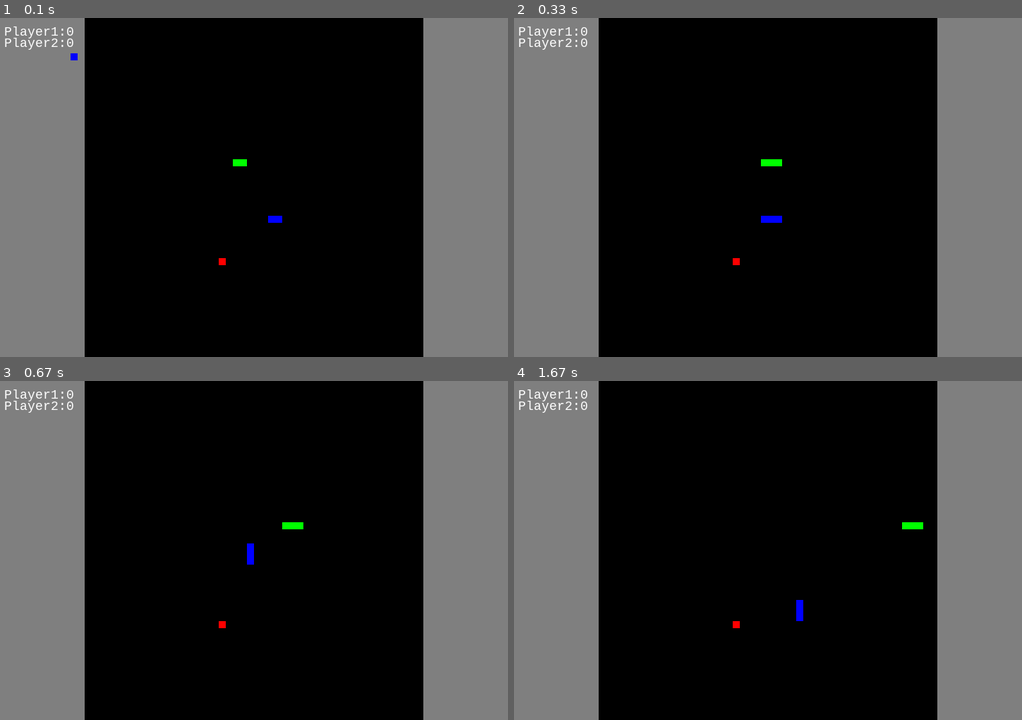
Above: before the commit, frames 1-4 (two rows, left to right).
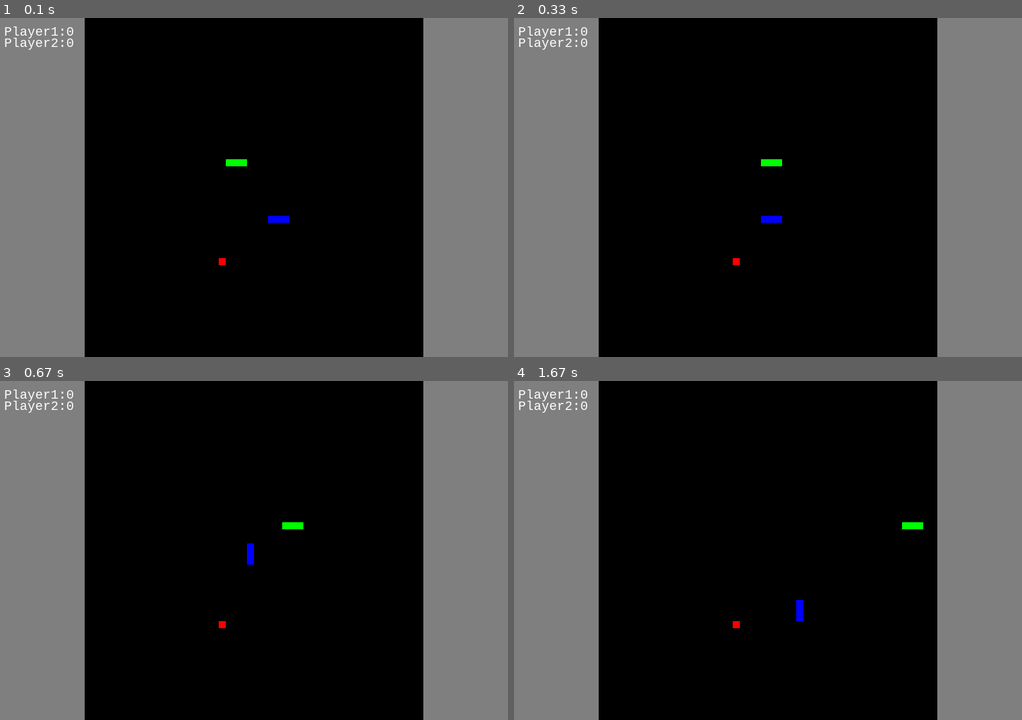
Above: after the commit, the same moments.

Repository: Worldeditory/snake_pygame
Game: pygame game, started from snake.py
The game is run twice, just before and just after one commit, with the same random seed, the same clock (stepped at 60 frames per second) and the same inputs.
Inputs:
- Up to frame 1 (0.1 s): no input
- Up to frame 2 (0.33 s): no input
- Up to frame 3 (0.67 s): tap W at 0.33 s
- Up to frame 4 (1.67 s): tap D at 0.67 s; tap S at 1 s

The runs differ from the first frame. In frame 1, less than 0.1% of the frame differs, in the area x 13-57%, y 10-61%; in frame 2, nothing differs; in frame 3, nothing differs; in frame 4, nothing differs.

Commit message:
bug correction
뱀 몸 충돌버그 수정

Diff:
--- a/snake.py
+++ b/snake.py
@@ -38,14 +38,22 @@
 mode = 2
 
 snake_pos1 = [320, 200]
-snake_body1 = [[100, 50], [100 - 10, 50], [100 - (2 * 10), 50]]
+snake_body1 = [
+    [snake_pos1[0], snake_pos1[1]],
+    [snake_pos1[0] - 10, snake_pos1[1]],
+    [snake_pos1[0] - 20, snake_pos1[1]],
+]
 snake_color1 = green
 
 if mode == 1:
     snake_pos2 = [-1, -1]
 else:
     snake_pos2 = [400, 280]
-snake_body2 = [[100, 50], [100 - 10, 50], [100 - (2 * 10), 50]]
+snake_body2 = [
+    [snake_pos2[0], snake_pos2[1]],
+    [snake_pos2[0] + 10, snake_pos2[1]],
+    [snake_pos2[0] + 20, snake_pos2[1]],
+]
 snake_color2 = blue
 
 food_pos = [
@@ -255,7 +263,7 @@
         # 스코어 3점 오를때마다 속도 증가함
         if fps_increase == 3:
             fps += 1
-            fps_increase /= 3
+            fps_increase %= 3
         else:
             fps_increase += 1
         food_spawn = False
@@ -274,7 +282,7 @@
         # 스코어 3점 오를때마다 속도 증가함
         if fps_increase == 3:
             fps += 1
-            fps_increase /= 3
+            fps_increase %= 3
         else:
             fps_increase += 1
         food_spawn = False
@@ -390,7 +398,15 @@
             game_over(main_window, frame)
 
         # 뱀끼리의 몸 충돌
-        for block in snake_body1[1:] and snake_body2[1:]:
+        for block in snake_body1[1:]:
+            if snake_pos1[0] == block[0] and snake_pos1[1] == block[1]:
+                out1 = 1
+                game_over(main_window, frame)
+            if snake_pos2[0] == block[0] and snake_pos2[1] == block[1]:
+                out2 = 1
+                game_over(main_window, frame)
+
+        for block in snake_body2[1:]:
             if snake_pos1[0] == block[0] and snake_pos1[1] == block[1]:
                 out1 = 1
                 game_over(main_window, frame)
